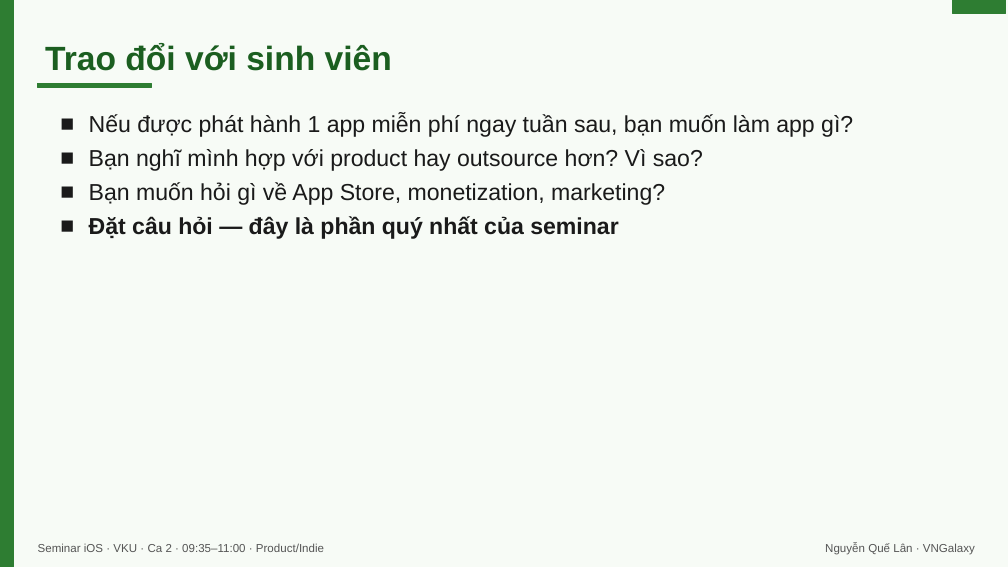
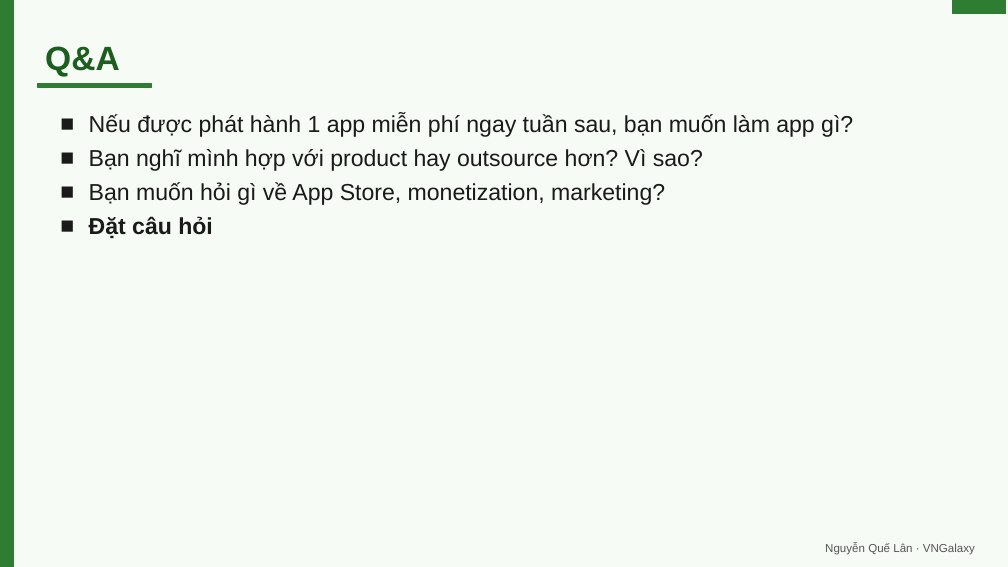
Before and after one commit to lantuyan/vku-semini-01, a slide deck: slide 30 of seminar-ios-vku-ca2.pptx (slide 29 before the commit). Drawn at 1008x567 pixels with LibreOffice and Linux fonts; fonts in the diff are those of the drawing. Boxes give left, top, right and bottom in pixels: in the first picture for what was removed or moved away, otherwise in the second. Text is boxed around its words. In the diff, an @@ line names an element or a change of style, - is before the commit and + after.

```diff
--- a/seminar-ios-vku-ca2.pptx
+++ b/seminar-ios-vku-ca2.pptx
@@ text at box(45, 46, 120, 77): text changed @@
-Trao đổi với sinh viên
+Q&A
@@ text at box(89, 216, 213, 238): text changed @@
-■ Đặt câu hỏi — đây là phần quý nhất của seminar
+■ Đặt câu hỏi
@@ text removed at box(38, 543, 324, 552) @@
-Seminar iOS · VKU · Ca 2 · 09:35–11:00 · Product/Indie
```
Also in this commit, not shown: 22 other slides changed, 8 slides added, 8 slides removed, 8 other files.
